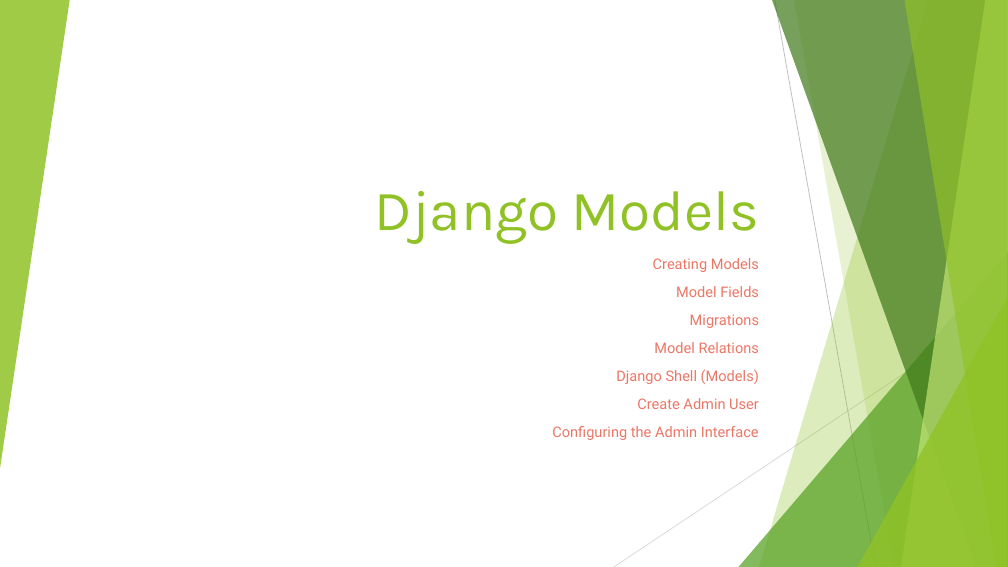
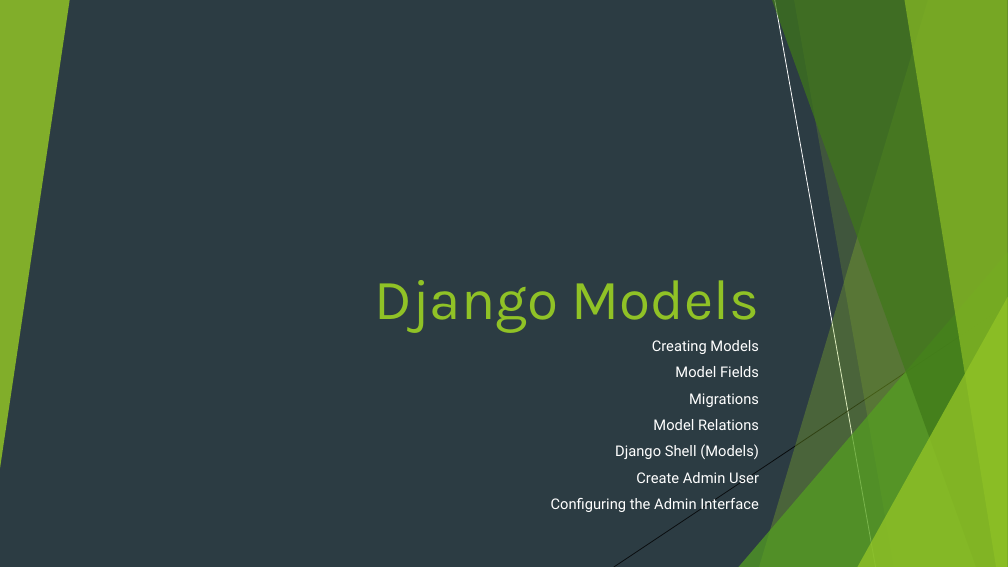
Before and after one commit to edyoda/PD-281220-Session-Code, a slide deck: slide 27 of Django EdYoda.pptx. Drawn at 1008x567 pixels with LibreOffice and Linux fonts; fonts in the diff are those of the drawing. Boxes give left, top, right and bottom in pixels: in the first picture for what was removed or moved away, otherwise in the second. Text is boxed around its words. In the diff, an @@ line names an element or a change of style, - is before the commit and + after.

```diff
--- a/Django EdYoda.pptx
+++ b/Django EdYoda.pptx
@@ background #FFFFFF to #2C3C43 @@
@@ rectangle added at box(0, 0, 1008, 567), fill #2C3C43 @@
@@ group added at box(0, 0, 1008, 567): 4 freeform shapes, 3 triangles, 2 lines @@
@@ line (775, 0) - (876, 567): stroke #BFBFBF 0.75 pt to #000000 0.75 pt @@
@@ title "Django Models": place and size @@
-title "Django Models" at box(375, 191, 759, 244)
+title "Django Models" at box(375, 280, 759, 333)
@@ line (1008, 305) - (614, 567): stroke #D9D9D9 0.75 pt to #000000 0.75 pt @@
@@ subtitle "Creating Models": place and size @@
-subtitle "Creating Models" at box(616, 258, 759, 437)
+subtitle "Creating Models" at box(551, 340, 759, 513)
@@ subtitle "Creating Models" at box(551, 340, 759, 513): size 13.9 to 14 pt, text colour #EB7766 to #FFFFFF; line spacing 1 to 0.9 @@
```
Also in this commit, not shown: 7 other slides changed, 13 slides added, 23 other files.
